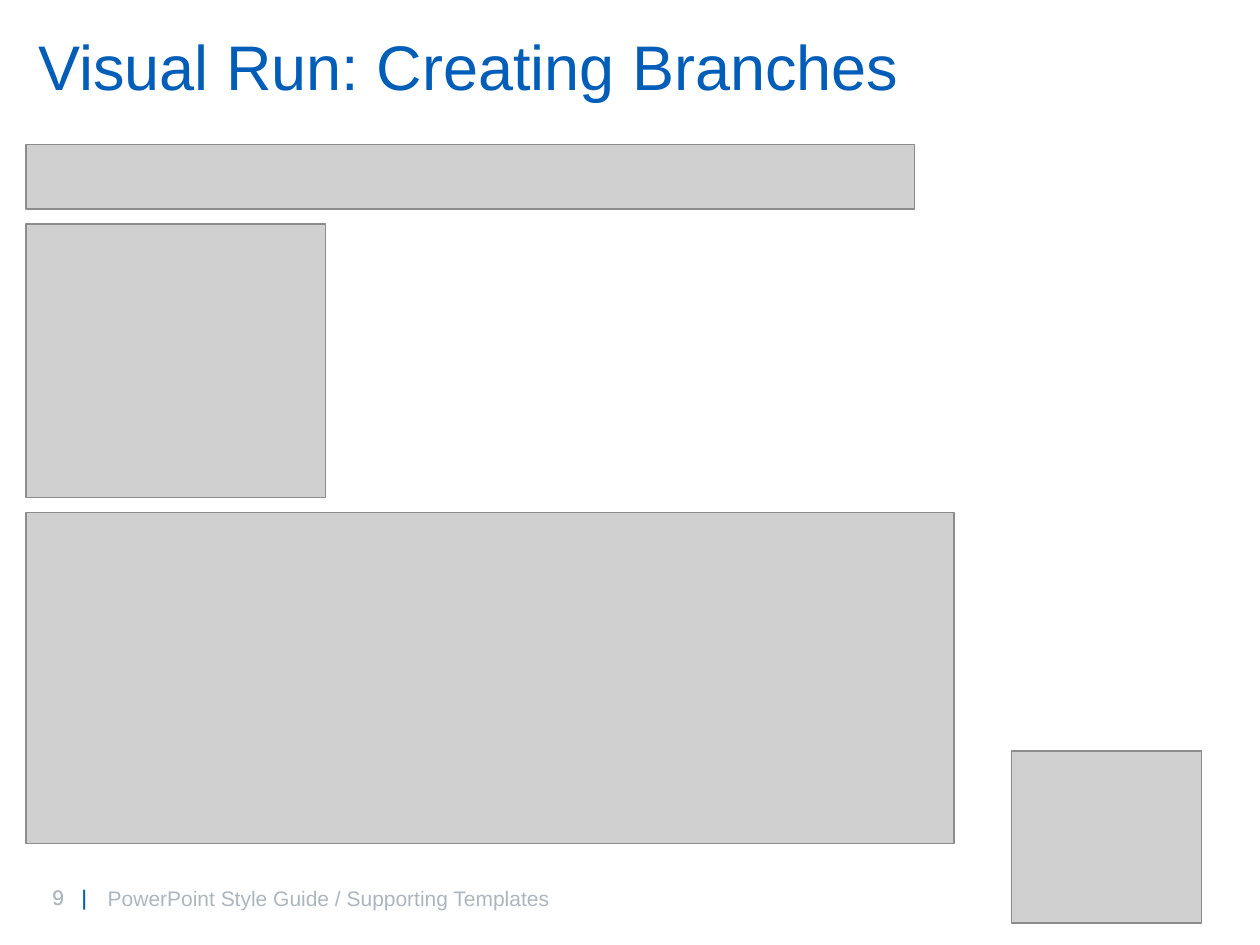
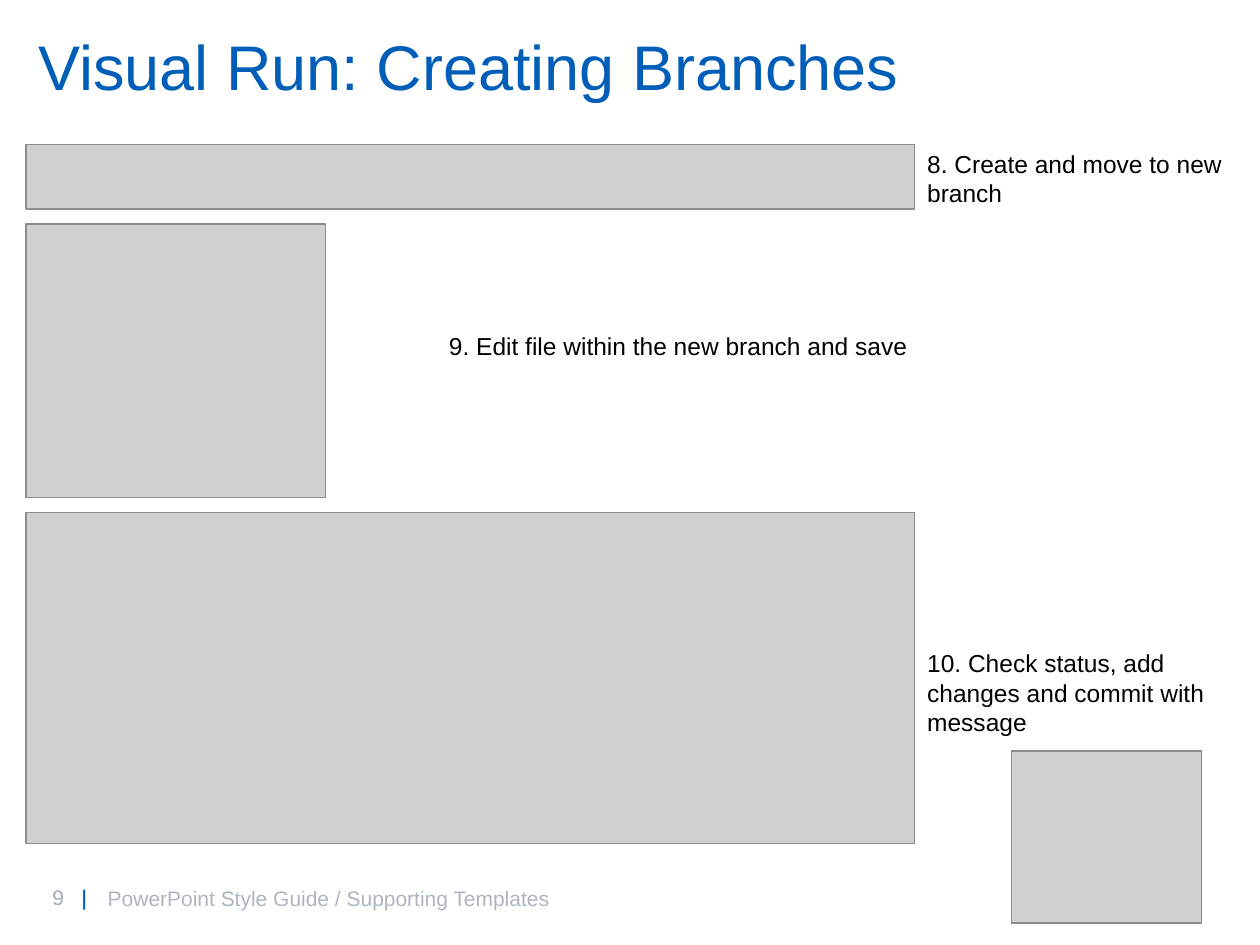
Before and after one commit to willbrooks2/Git_Introduction, a slide deck: slide 9 of GitIntro.pptx. Drawn at 1260x945 pixels with LibreOffice and Linux fonts; fonts in the diff are those of the drawing; grey boxes stand for pictures; background and template pictures are left out. Boxes give left, top, right and bottom in pixels: in the first picture for what was removed or moved away, otherwise in the second. Text is boxed around its words. In the diff, an @@ line names an element or a change of style, - is before the commit and + after.

```diff
--- a/GitIntro.pptx
+++ b/GitIntro.pptx
@@ text added at <box>927,155,1222,203</box>, 14 pt, text #000000 @@
+8. Create and move to new branch
@@ text added at <box>449,337,907,356</box>, 14 pt, text #000000 @@
+9. Edit file within the new branch and save
@@ picture: place and size @@
-picture at <box>26,513,955,844</box>
+picture at <box>26,513,915,844</box>
@@ text added at <box>927,654,1204,736</box>, 14 pt, text #000000 @@
+10. Check status, add changes and commit with message
```
Also in this commit, not shown: 4 other slides changed.
